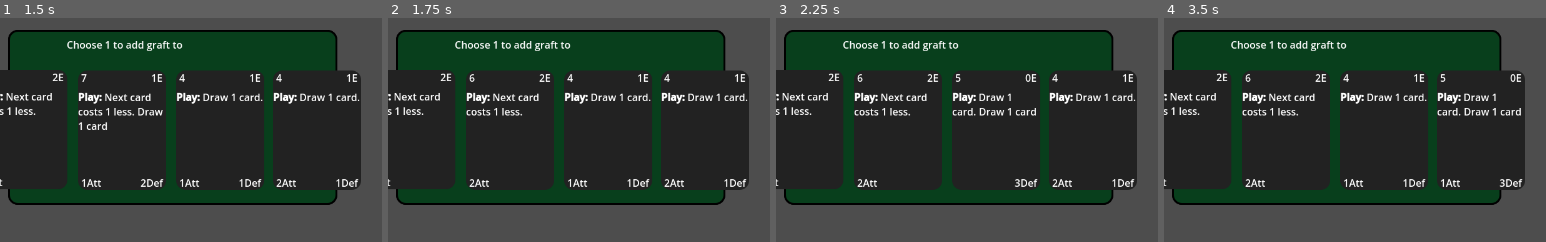
Above: before the commit, frames 1-4 (left to right).
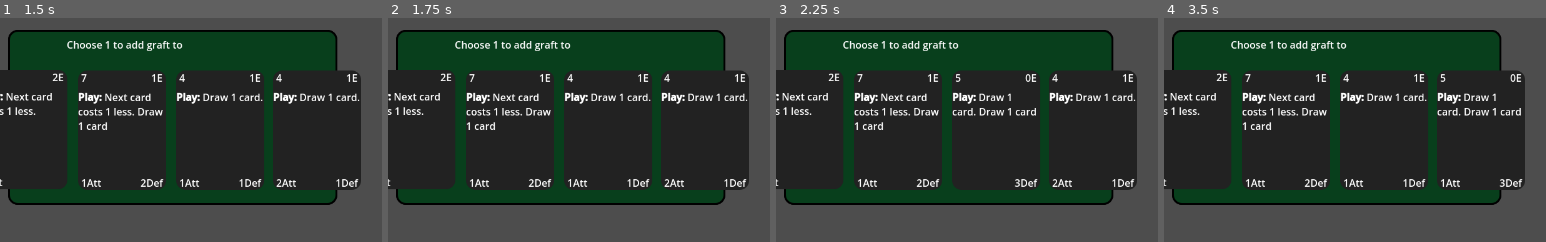
Above: after the commit, the same moments.

Repository: TicklesTheBrain/CardBuilder
Game: Godot game, scene res://grafting_scene.tscn
The game is run twice, just before and just after one commit, with the same random seed, the same clock (stepped at 60 frames per second) and the same inputs. This scene is started directly instead of the project's main scene.
Inputs (mouse positions are % of the whole screen's width and height, from its top left):
- Up to frame 1 (1.5 s): drag from (28, 47) to (62, 28) at 0.52 s; drag from (41, 47) to (46, 70) at 1.27 s
- Up to frame 2 (1.75 s): no input
- Up to frame 3 (2.25 s): tap Enter at 2 s; move the mouse to (54, 47) at 2.02 s; click (54, 47) at 2.17 s
- Up to frame 4 (3.5 s): tap Space at 2.75 s; drag from (23, 47) to (62, 47) at 2.77 s
The pictures show only the part of the screen within x 20-70%, y 22-72%; the shares and areas given below are measured in that part.

Frame 1 is identical in both runs. In frame 2, 0.5% of the frame differs, in the area x 20-43%, y 25-76%; in frame 3, 0.5%; in frame 4, 0.5%.

Commit message:
slowly adding mergeEffectsSpecific logic WIP

Diff:
--- a/cardAbstractions/cardData.gd
+++ b/cardAbstractions/cardData.gd
@@ -106,17 +106,15 @@
 	newCard.cost = cost.duplicate()
 	newCard.stats = stats.duplicate()
 
-	mergeEffectsBuckets(newCard.onPlayEffects, onPlayEffects)
-	mergeEffectsBuckets(newCard.onLoseEffects, onLoseEffects)
-	mergeEffectsBuckets(newCard.onWinEffects, onWinEffects)
-	mergeEffectsBuckets(newCard.onBustEffects, onBustEffects)
-	mergeEffectsBuckets(newCard.endRoundEffects, endRoundEffects)
-	mergeEffectsBuckets(newCard.drawEffects, drawEffects)
-	mergeEffectsBuckets(newCard.startMatchEffects, startMatchEffects)
+	CardData.mergeEffectsBuckets(newCard.onPlayEffects, onPlayEffects)
+	CardData.mergeEffectsBuckets(newCard.onLoseEffects, onLoseEffects)
+	CardData.mergeEffectsBuckets(newCard.onWinEffects, onWinEffects)
+	CardData.mergeEffectsBuckets(newCard.onBustEffects, onBustEffects)
+	CardData.mergeEffectsBuckets(newCard.endRoundEffects, endRoundEffects)
+	CardData.mergeEffectsBuckets(newCard.drawEffects, drawEffects)
+	CardData.mergeEffectsBuckets(newCard.startMatchEffects, startMatchEffects)
 
-	newCard.playConditionals = [] as Array[Conditional]
-	for pc in playConditionals:
-		newCard.playConditionals.append(pc.duplicate(true))
+	CardData.mergeConditionalsBuckets(newCard.playConditionals, playConditionals)
 
 	return newCard
 
@@ -127,21 +125,19 @@
 	stats.attack += newGraft.stats.attack
 	stats.defence += newGraft.stats.defence
 
-	mergeEffectsBuckets(onPlayEffects, newGraft.onPlayEffects)
-	mergeEffectsBuckets(onLoseEffects, newGraft.onLoseEffects)
-	mergeEffectsBuckets(onWinEffects, newGraft.onWinEffects)
-	mergeEffectsBuckets(onBustEffects, newGraft.onBustEffects)
-	mergeEffectsBuckets(endRoundEffects, newGraft.endRoundEffects)
-	mergeEffectsBuckets(drawEffects, newGraft.drawEffects)
-	mergeEffectsBuckets(startMatchEffects, newGraft.startMatchEffects)
+	CardData.mergeEffectsBuckets(onPlayEffects, newGraft.onPlayEffects)
+	CardData.mergeEffectsBuckets(onLoseEffects, newGraft.onLoseEffects)
+	CardData.mergeEffectsBuckets(onWinEffects, newGraft.onWinEffects)
+	CardData.mergeEffectsBuckets(onBustEffects, newGraft.onBustEffects)
+	CardData.mergeEffectsBuckets(endRoundEffects, newGraft.endRoundEffects)
+	CardData.mergeEffectsBuckets(drawEffects, newGraft.drawEffects)
+	CardData.mergeEffectsBuckets(startMatchEffects, newGraft.startMatchEffects)
 
-	#TODO: Add support for merged conditionals
-	for pc in newGraft.playConditionals:
-		playConditionals.append(pc.duplicate(true))
+	CardData.mergeConditionalsBuckets(playConditionals, newGraft.playConditionals)
 
 	return self
 
-func mergeEffectsBuckets(ownBucket: Array[CardEffect], graftBucket: Array[CardEffect]):
+static func mergeEffectsBuckets(ownBucket: Array[CardEffect], graftBucket: Array[CardEffect]):
 	var effectsToAppend = []
 	for ef in graftBucket:
 		var sameNameEffects = ownBucket.filter(func(e): return ef.effectName and ef.effectName == e.effectName)
@@ -152,3 +148,15 @@
 			effectsToAppend.push_back(ef)
 	effectsToAppend = effectsToAppend.map(func(e): return e.duplicate(true)) as Array[CardEffect]
 	ownBucket.append_array(effectsToAppend)
+
+static func mergeConditionalsBuckets(bucketToGraft: Array[Conditional], donorBucket: Array[Conditional]):
+	var conditionalsToAppend = []
+	for con in donorBucket:
+		var sameNameConditionals = bucketToGraft.filter(func(c): return con.conditionalName and c.conditionalName == con.conditionalName)
+		if sameNameConditionals.size() > 0:
+			for snc in sameNameConditionals:
+				snc.mergeConditional(con)
+		else:
+			conditionalsToAppend.push_back(con)
+	conditionalsToAppend = conditionalsToAppend.map(func(c): return c.duplicate(true) as Array[Conditional])
+	bucketToGraft.append_array(conditionalsToAppend)
--- a/cardEffects/cardEffect.gd
+++ b/cardEffects/cardEffect.gd
@@ -5,7 +5,7 @@
 
 @export var effectName: String
 @export var staticText: String
-@export var conditionals: Array[Conditional]
+@export var conditionals: Array[Conditional] = []
 @export var followUpEffects: Array[CardEffect] = []
 @export var includeFollowUpText: bool = false
 
@@ -42,3 +42,11 @@
 
 func getTextSpecific() -> String:
 	return "this was a not overriden generic getText, something wrong?"
+
+func mergeEffect(newEffect: CardEffect):
+	CardData.mergeConditionalsBuckets(conditionals, newEffect.conditionals)
+	mergeEffectSepecific(newEffect)
+	CardData.mergeEffectsBuckets(followUpEffects, newEffect.followUpEffects)
+
+func mergeEffectSepecific(_newEffect: CardEffect):
+	return "if this is not overriden, the merging will have no effect"
--- a/cardEffects/peChooseFrom.gd
+++ b/cardEffects/peChooseFrom.gd
@@ -86,3 +86,8 @@
 		Game.ContainerPurposes.DISCARD:
 			if verb: return "discard"
 			else: return "your discard"
+
+func mergeEffectSepecific(newEffect: CardEffect):
+	assert(sourceOfCards == newEffect.sourceOfCards and destinationOfCards == newEffect.destinationOfCards and destinationOfUnchosenCards == newEffect.destinationOfUnchosenCards)
+	amountOfCardsToChoose += newEffect.amountOfCardsToChoose
+	amountOfCardsToChooseFrom += newEffect.amountOfCardsToChooseFrom
--- a/cardEffects/peDiscard.gd
+++ b/cardEffects/peDiscard.gd
@@ -29,3 +29,11 @@
 func receiveSelection(cards: Array[CardData]):
 	selectedCards = cards
 	cardSelectionDone.emit()
+
+func mergeEffecSpecific(newEffect: CardEffect):
+	assert(discardFrom == newEffect.discardFrom)
+	if amountOfCardsToDiscard == -1 or newEffect.amountOfCardsToDiscard == -1:
+		print('already discarding all no merging needed')
+		return
+	else:
+		amountOfCardsToDiscard += newEffect.amountOfCardsToDiscard
--- a/cardEffects/peDraw.gd
+++ b/cardEffects/peDraw.gd
@@ -22,3 +22,7 @@
 
 func getTextSpecific() -> String:
 	return "Draw {num} card".format({"num": amountOfCardsToDraw})
+
+func mergeEffecSpecific(newEffect: CardEffect):
+	assert(source == newEffect.source and destination == newEffect.destination)
+	amountOfCardsToDraw += newEffect.amountOfCardsToDraw
--- a/cardEffects/peResourceModify.gd
+++ b/cardEffects/peResourceModify.gd
@@ -24,7 +24,11 @@
 	elif modificationSubject == modifyWhat.BASELINE:
 		resource.baseline += amountToModify
 
+func getTextSpecific():
+	return "Get {num} energy.".format({"num": amountToModify})
 
 
-func getTextSpecific():
-	return "Get {num} energy.".format({"num": amountToModify})
+func mergeEffectSepecific(newEffect: CardEffect):
+	assert(modifiedResource == newEffect.modifiedResource and modificationSubject == newEffect.modificationSubject)
+	amountToModify += newEffect.amountToModify
+	#TODO: should think about modifying to zero and effect no longer being needed. Maybe just text modification? Like overriding inherited getText()
--- a/conditionals/conditionals.gd
+++ b/conditionals/conditionals.gd
@@ -3,6 +3,7 @@
 
 @export var staticText: String
 @export var containerToCheck: Game.ContainerPurposes
+@export var conditionalName: String
 
 func getText():
     if staticText:
@@ -16,3 +17,6 @@
 
 func getTextSpecific():
     return "conditional text not overriden"
+
+func mergeConditional(_newCondiitional: Conditional):
+    print ("if this is not overriden, conditional merge has no effect")
--- a/grafting_scene.gd
+++ b/grafting_scene.gd
@@ -16,6 +16,7 @@
 signal cardSelectionDone
 
 func _ready():
+
 	Events.newCardDisplayRequested.connect(spawnNewCardDisplay)
 	graftDeck.buildCardsFromTemplate()
 	playerDeck.buildCardsFromTemplate()
@@ -39,6 +40,8 @@
 	InputLord.addMouseOverDelegate(deckPocket, askToShowGraft.bind(selectedGraft))
 
 	await cardSelectionDone
+
+	selectedDeckCard.addCardGraft(selectedGraft)
 
 func receiveSelection(cards: Array[CardData]):
 	selectedGraft = cards[0]
